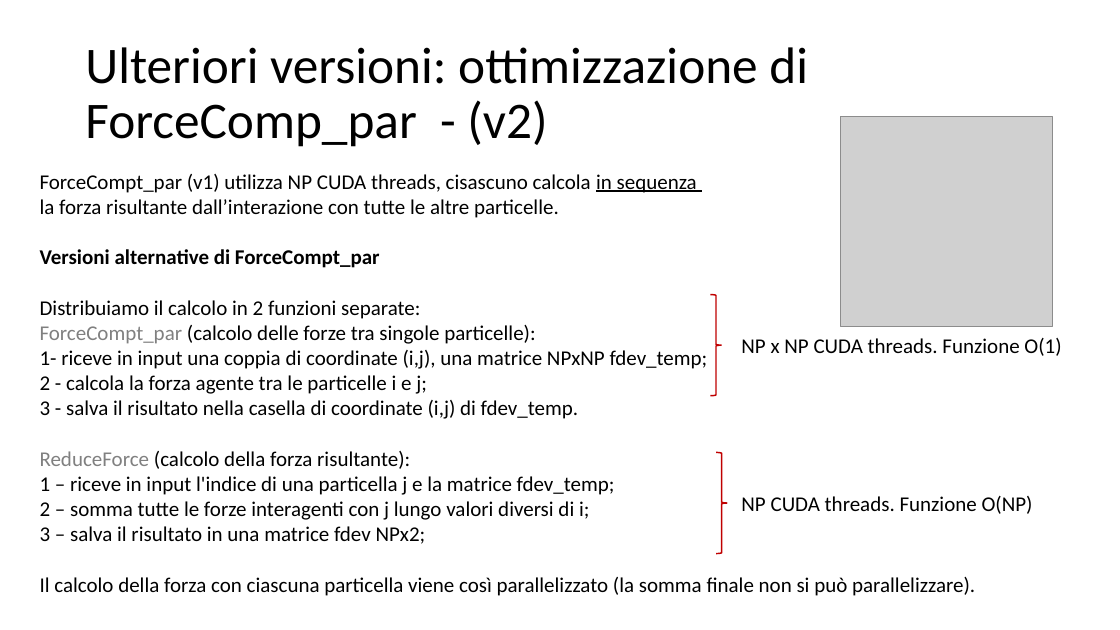
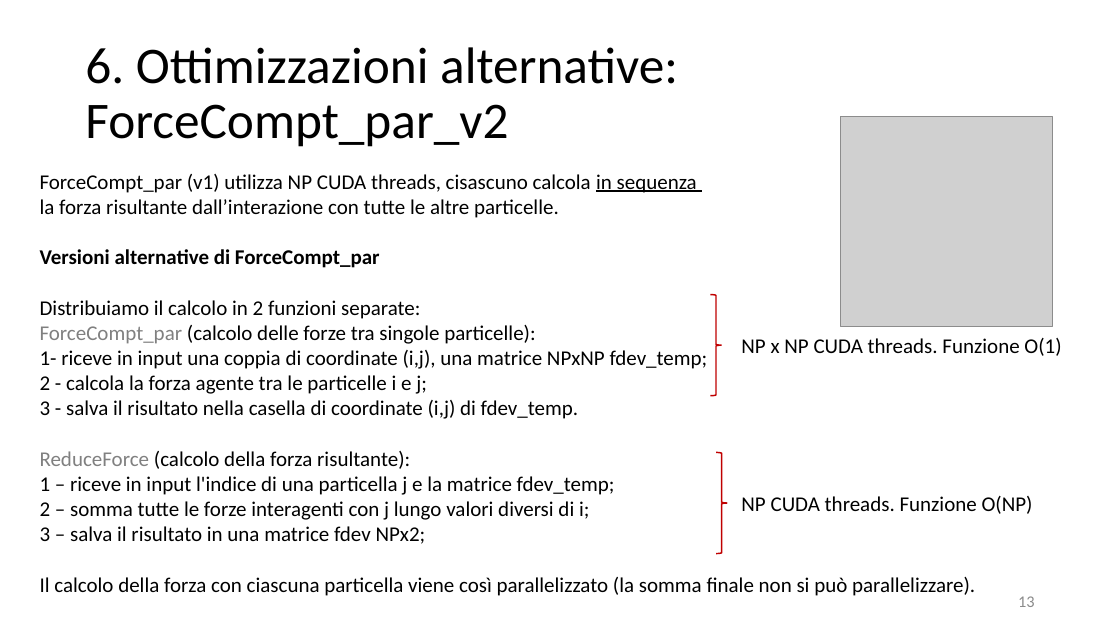
Before and after one commit to piepor/particles-simulation-parallel, a slide deck: slide 13 of presentazione/presentazione.pptx (slide 12 before the commit). Drawn at 1120x630 pixels with LibreOffice and Linux fonts; fonts in the diff are those of the drawing; grey boxes stand for pictures. Boxes give left, top, right and bottom in pixels: in the first picture for what was removed or moved away, otherwise in the second. Text is boxed around its words. In the diff, an @@ line names an element or a change of style, - is before the commit and + after.

```diff
--- a/presentazione/presentazione.pptx
+++ b/presentazione/presentazione.pptx
@@ title at bbox=[85, 47, 678, 147]: text changed @@
-Ulteriori versioni: ottimizzazione di ForceComp_par - (v2)
+6. Ottimizzazioni alternative: ForceCompt_par_v2
@@ page number added at bbox=[1018, 596, 1035, 607], 14 pt, text #8C8C8C @@
+13
```
Also in this commit, not shown: 16 other slides changed, 3 slides added, 4 other files.
